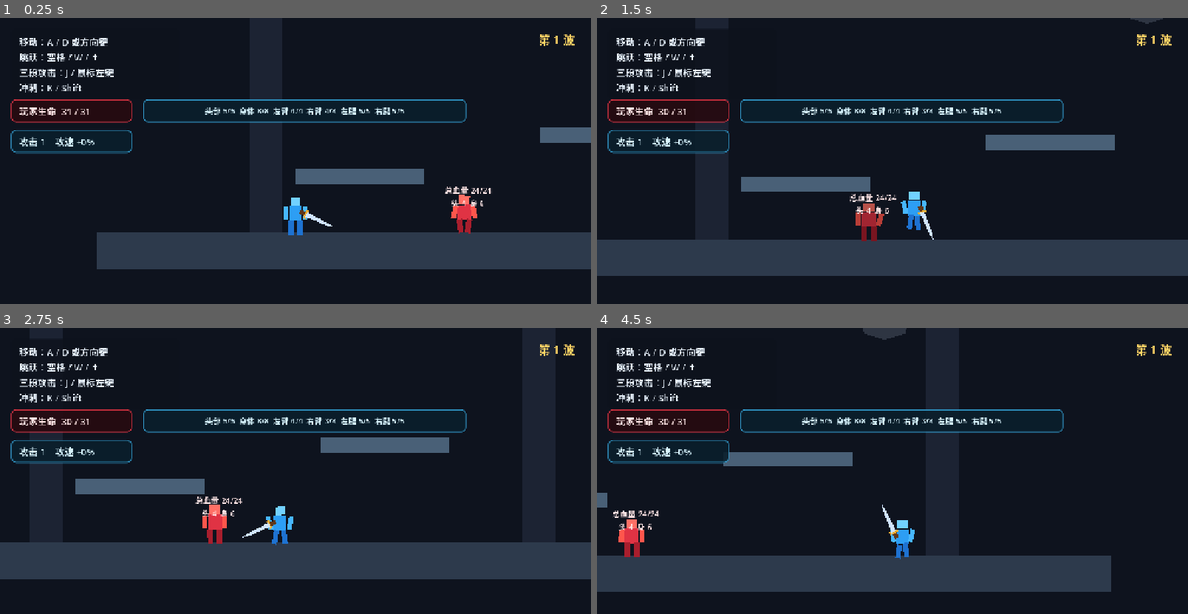
Above: before the commit, frames 1-4 (two rows, left to right).
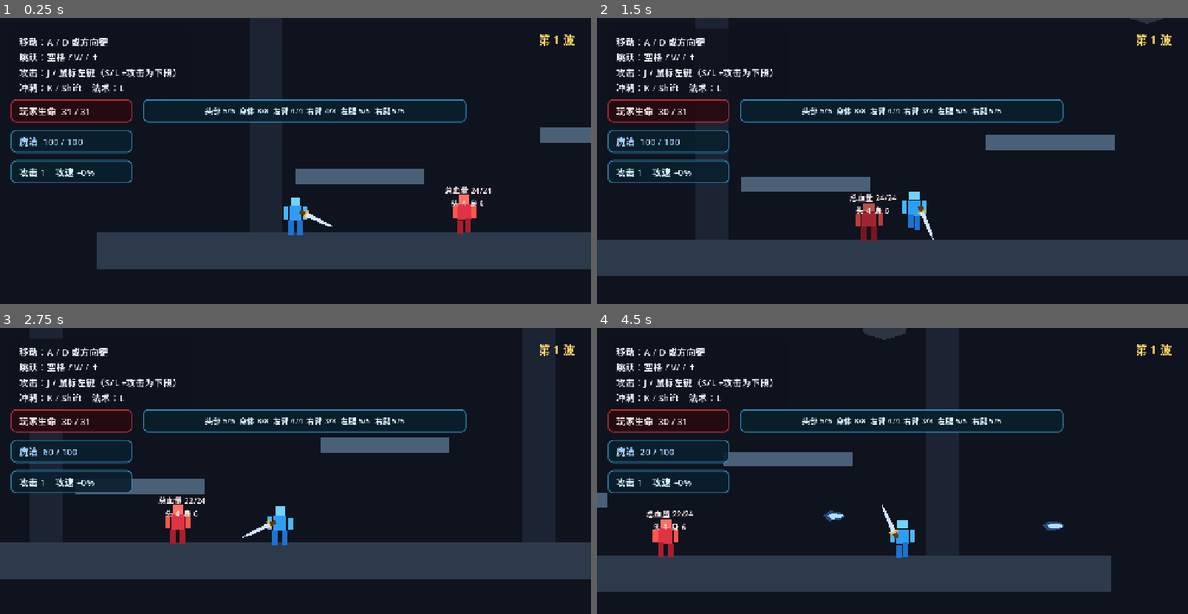
Above: after the commit, the same moments.

Repository: gaoyiyankami/holidaygame
Game: Godot game, scene res://scenes/main/main.tscn
Same seed, same stepped clock (60 frames per second), same inputs: the game is played once before the commit and once after it.
Inputs:
- Up to frame 1 (0.25 s): no input
- Up to frame 2 (1.5 s): hold D (move_right) from 0.53 s (still down); tap J (attack) at 0.6 s; tap Space (jump) at 0.77 s; tap K (dash) at 0.8, 1.35 s
- Up to frame 3 (2.75 s): tap Space (jump) at 1.52 s; tap L (spell, bound only after the commit) at 1.55, 2.1 s; release D (move_right) at 2.03 s; hold A (move_left) from 2.03 s (still down); tap J (attack) at 2.3 s
- Up to frame 4 (4.5 s): release A (move_left) at 2.78 s; hold D (move_right) 2.78-4.28 s; tap J (attack) at 2.85 s; tap Space (jump) at 3.02, 3.77 s; tap K (dash) at 3.05, 3.6 s; tap L (spell, bound only after the commit) at 3.8, 4.35 s; hold A (move_left) from 4.28 s (still down)

The runs differ from the first frame. In frame 1, 1.3% of the frame differs, in the area x 1-81%, y 17-76%; in frame 2, 1.3%; in frame 3, 2.7%, in the area x 1-50%, y 17-76%; in frame 4, 2.4%.

Commit message:
Improve walk animation and add low magic attacks

Diff:
--- a/project.godot
+++ b/project.godot
@@ -51,6 +51,14 @@
 "deadzone": 0.5,
 "events": [Object(InputEventKey,"physical_keycode":75), Object(InputEventKey,"physical_keycode":4194325)]
 }
+move_down={
+"deadzone": 0.5,
+"events": [Object(InputEventKey,"physical_keycode":83), Object(InputEventKey,"physical_keycode":4194314)]
+}
+spell={
+"deadzone": 0.5,
+"events": [Object(InputEventKey,"physical_keycode":76)]
+}
 
 [layer_names]
 
--- /dev/null
+++ b/scenes/combat/magic_bolt.tscn
@@ -0,0 +1,22 @@
+[gd_scene load_steps=3 format=3]
+
+[ext_resource type="Script" path="res://scripts/combat/magic_bolt.gd" id="1_bolt"]
+
+[sub_resource type="RectangleShape2D" id="RectangleShape_bolt"]
+size = Vector2(34, 16)
+
+[node name="MagicBolt" type="Area2D"]
+collision_layer = 0
+collision_mask = 8
+script = ExtResource("1_bolt")
+
+[node name="CollisionShape2D" type="CollisionShape2D" parent="."]
+shape = SubResource("RectangleShape_bolt")
+
+[node name="Glow" type="Polygon2D" parent="."]
+polygon = PackedVector2Array(-24, 0, -10, -11, 14, -8, 25, 0, 14, 8, -10, 11)
+color = Color(0.3, 0.55, 1, 0.42)
+
+[node name="Core" type="Polygon2D" parent="."]
+polygon = PackedVector2Array(-14, 0, -5, -6, 15, -4, 22, 0, 15, 4, -5, 6)
+color = Color(0.68, 0.88, 1, 1)
--- a/scenes/main/main.tscn
+++ b/scenes/main/main.tscn
@@ -169,7 +169,7 @@
 theme_override_styles/panel = SubResource("StyleBox_panel")
 
 [node name="Label" type="Label" parent="UI/HelpPanel"]
-text = "移动：A / D 或方向键\n跳跃：空格 / W / ↑\n三段攻击：J / 鼠标左键\n冲刺：K / Shift"
+text = "移动：A / D 或方向键\n跳跃：空格 / W / ↑\n攻击：J / 鼠标左键（S/↓+攻击为下段）\n冲刺：K / Shift    法术：L"
 theme_override_colors/font_color = Color(0.92, 0.96, 1, 1)
 theme_override_font_sizes/font_size = 20
 
@@ -187,14 +187,26 @@
 
 [node name="StatsPanel" type="PanelContainer" parent="UI"]
 offset_left = 24.0
+offset_top = 308.0
+offset_right = 286.0
+offset_bottom = 358.0
+theme_override_styles/panel = SubResource("StyleBox_stats")
+
+[node name="StatsLabel" type="Label" parent="UI/StatsPanel"]
+text = "攻击 1    攻速 +0%"
+theme_override_colors/font_color = Color(0.85, 0.96, 1, 1)
+theme_override_font_sizes/font_size = 20
+
+[node name="ManaPanel" type="PanelContainer" parent="UI"]
+offset_left = 24.0
 offset_top = 242.0
 offset_right = 286.0
 offset_bottom = 292.0
 theme_override_styles/panel = SubResource("StyleBox_stats")
 
-[node name="StatsLabel" type="Label" parent="UI/StatsPanel"]
-text = "攻击 1    攻速 +0%"
-theme_override_colors/font_color = Color(0.85, 0.96, 1, 1)
+[node name="ManaLabel" type="Label" parent="UI/ManaPanel"]
+text = "魔法  100 / 100"
+theme_override_colors/font_color = Color(0.66, 0.82, 1, 1)
 theme_override_font_sizes/font_size = 20
 
 [node name="BodyPartsPanel" type="PanelContainer" parent="UI"]
--- /dev/null
+++ b/scripts/combat/magic_bolt.gd
@@ -0,0 +1,26 @@
+class_name MagicBolt
+extends Area2D
+
+@export var speed: float = 720.0
+@export var damage: int = 2
+@export var lifetime: float = 1.4
+
+var direction: float = 1.0
+
+
+func _ready() -> void:
+	area_entered.connect(_on_area_entered)
+
+
+func _physics_process(delta: float) -> void:
+	position.x += direction * speed * delta
+	lifetime -= delta
+	if lifetime <= 0.0:
+		queue_free()
+
+
+func _on_area_entered(area: Area2D) -> void:
+	if area is BodyPart:
+		var part := area as BodyPart
+		if part.receive_damage(damage, global_position):
+			queue_free()
--- a/scripts/enemies/training_dummy.gd
+++ b/scripts/enemies/training_dummy.gd
@@ -283,19 +283,19 @@
 	var step := sin(phase)
 	var breathe := sin(_animation_time * 1.9)
 
-	_animate_part("torso", Vector2(0, breathe * 0.6), step * 0.018 if moving else 0.0)
-	_animate_part("head", Vector2(0, breathe * 0.75), -step * 0.02 if moving else 0.0)
-	_animate_part("left_leg", Vector2(step, -absf(step) * 0.8), -step * 0.18 if moving else 0.0)
-	_animate_part("right_leg", Vector2(-step, -absf(step) * 0.8), step * 0.18 if moving else 0.0)
-	_animate_part("left_arm", Vector2(step, 0), step * 0.2 if moving else breathe * 0.02)
-	_animate_part("right_arm", Vector2(-step, 0), -step * 0.2 if moving else -breathe * 0.02)
+	_animate_part("torso", Vector2(0, breathe * 0.6), 0.0)
+	_animate_part("head", Vector2(0, breathe * 0.75), 0.0)
+	_animate_part("left_leg", Vector2(step * 2.0, -maxf(step, 0.0) * 1.6), 0.0)
+	_animate_part("right_leg", Vector2(-step * 2.0, maxf(step, 0.0) * 1.6), 0.0)
+	_animate_part("left_arm", Vector2(step * 1.7, -step * 0.8), 0.0)
+	_animate_part("right_arm", Vector2(-step * 1.7, step * 0.8), 0.0)
 
 	if _state == State.WINDUP:
-		_animate_part("right_arm", Vector2(-2, -3), deg_to_rad(-32.0))
+		_animate_part("right_arm", Vector2(-4, -4), 0.0)
 	elif _state == State.ATTACK:
-		_animate_part("right_arm", Vector2(4, 0), deg_to_rad(42.0))
+		_animate_part("right_arm", Vector2(6, 1), 0.0)
 	elif _state == State.RECOVERY:
-		_animate_part("right_arm", Vector2(1, 0), deg_to_rad(12.0))
+		_animate_part("right_arm", Vector2(2, 0), 0.0)
 
 
 func _animate_part(id: StringName, offset: Vector2, angle: float) -> void:
--- a/scripts/main/main.gd
+++ b/scripts/main/main.gd
@@ -9,6 +9,7 @@
 @onready var _player: Player = $Player
 @onready var _enemy_spawn: Marker2D = $EnemySpawn
 @onready var _health_label: Label = $UI/HealthPanel/HealthLabel
+@onready var _mana_label: Label = $UI/ManaPanel/ManaLabel
 @onready var _body_parts_label: Label = $UI/BodyPartsPanel/BodyPartsLabel
 @onready var _stats_label: Label = $UI/StatsPanel/StatsLabel
 @onready var _wave_label: Label = $UI/WaveLabel
@@ -21,6 +22,7 @@
 
 func _ready() -> void:
 	_player.health_changed.connect(_on_player_health_changed)
+	_player.mana_changed.connect(_on_player_mana_changed)
 	_player.body_parts_changed.connect(_on_player_body_parts_changed)
 	_player.stats_changed.connect(_on_player_stats_changed)
 	_player.died.connect(_on_player_died)
@@ -29,6 +31,7 @@
 	_health_button.pressed.connect(_choose_health_upgrade)
 
 	_on_player_health_changed(_player.get_health(), _player.max_health)
+	_on_player_mana_changed(_player.get_mana(), _player.max_mana)
 	_on_player_stats_changed(_player.attack_damage, _player.get_attack_speed_bonus())
 	_update_wave_label()
 
@@ -95,6 +98,10 @@
 	_health_label.text = "玩家生命  %d / %d" % [current_health, max_health]
 
 
+func _on_player_mana_changed(current_mana: int, max_mana: int) -> void:
+	_mana_label.text = "魔法  %d / %d" % [current_mana, max_mana]
+
+
 func _on_player_body_parts_changed(summary: String) -> void:
 	_body_parts_label.text = summary
 
--- a/scripts/player/player.gd
+++ b/scripts/player/player.gd
@@ -12,11 +12,13 @@
 	NORMAL,
 	AIR,
 	DASH,
+	LOW,
 }
 
 signal health_changed(current_health: int, max_health: int)
 signal body_parts_changed(summary: String)
 signal stats_changed(attack_damage: int, attack_speed_bonus: int)
+signal mana_changed(current_mana: int, max_mana: int)
 signal died
 
 @export_category("Movement")
@@ -35,6 +37,10 @@
 @export var attack_damage: int = 1
 @export var combo_reset_time: float = 0.5
 
+@export_category("Magic")
+@export var max_mana: int = 100
+@export var spell_cost: int = 20
+
 @export_category("Dash")
 @export var dash_speed: float = 760.0
 @export var dash_duration: float = 0.16
@@ -48,6 +54,7 @@
 
 var _gravity: float = 1600.0
 var _health: int
+var _mana: int
 var _coyote_timer: float = 0.0
 var _jump_buffer_timer: float = 0.0
 var _attack_timer: float = 0.0
@@ -75,6 +82,8 @@
 var _parts: Dictionary = {}
 var _sword_tween: Tween
 
+const MAGIC_BOLT_SCENE := preload("res://scenes/combat/magic_bolt.tscn")
+
 @onready var _visual: Node2D = $Visual
 @onready var _parts_root: Node2D = $Visual/Parts
 @onready var _sword_pivot: Node2D = $Visual/SwordPivot
@@ -88,6 +97,8 @@
 	_gravity = float(ProjectSettings.get_setting("physics/2d/default_gravity", 1600.0))
 	_create_body_parts()
 	_refresh_body_health()
+	_mana = max_mana
+	mana_changed.emit(_mana, max_mana)
 
 
 func _physics_process(delta: float) -> void:
@@ -101,6 +112,7 @@
 		_handle_jump()
 		_handle_attack(delta)
 		_handle_dash()
+		_handle_spell()
 	else:
 		_apply_gravity(delta)
 		if _is_dead:
@@ -166,6 +178,8 @@
 				_start_attack(1, AttackKind.DASH)
 			elif not is_on_floor():
 				_start_attack(1, AttackKind.AIR)
+			elif Input.is_action_pressed("move_down"):
+				_start_attack(1, AttackKind.LOW)
 			else:
 				_start_attack((_combo_step % 3) + 1, AttackKind.NORMAL)
 
@@ -202,6 +216,9 @@
 		AttackKind.DASH:
 			_attack_area.position = Vector2(72, 0)
 			_slash_visual.scale = Vector2(1.45, 0.85)
+		AttackKind.LOW:
+			_attack_area.position = Vector2(58, 24)
+			_slash_visual.scale = Vector2(1.25, 0.65)
 		_:
 			_attack_area.position = Vector2(48.0 + step * 5.0, 0)
 	_play_sword_windup(step)
@@ -257,6 +274,8 @@
 			base_damage = roundi(base_damage * 1.35)
 		elif _attack_kind == AttackKind.DASH:
 			base_damage = roundi(base_damage * 1.6)
+		elif _attack_kind == AttackKind.LOW:
+			base_damage = roundi(base_damage * 1.2)
 		var damage := maxi(1, roundi(base_damage * _attack_damage_multiplier))
 		if part.receive_damage(damage, global_position):
 			_hit_targets[target_id] = true
@@ -267,6 +286,8 @@
 		return 0.1
 	if _attack_kind == AttackKind.DASH:
 		return 0.07
+	if _attack_kind == AttackKind.LOW:
+		return 0.11
 	match step:
 		1:
 			return 0.12
@@ -281,6 +302,8 @@
 		return 0.16
 	if _attack_kind == AttackKind.DASH:
 		return 0.14
+	if _attack_kind == AttackKind.LOW:
+		return 0.13
 	match step:
 		1:
 			return 0.11
@@ -295,6 +318,8 @@
 		return 0.2
 	if _attack_kind == AttackKind.DASH:
 		return 0.18
+	if _attack_kind == AttackKind.LOW:
+		return 0.17
 	match step:
 		1:
 			return 0.14
@@ -308,6 +333,12 @@
 	if not Input.is_action_just_pressed("dash") or _dash_cooldown_timer > 0.0:
 		return
 	start_dash()
+
+
+func _handle_spell() -> void:
+	if not Input.is_action_just_pressed("spell"):
+		return
+	cast_spell()
 
 
 func start_dash() -> void:
@@ -387,6 +418,24 @@
 	return _health
 
 
+func get_mana() -> int:
+	return _mana
+
+
+func cast_spell() -> bool:
+	if _mana < spell_cost:
+		return false
+	_mana -= spell_cost
+	mana_changed.emit(_mana, max_mana)
+	var bolt := MAGIC_BOLT_SCENE.instantiate() as MagicBolt
+	bolt.direction = signf(_visual.scale.x)
+	if is_zero_approx(bolt.direction):
+		bolt.direction = 1.0
+	bolt.global_position = global_position + Vector2(bolt.direction * 42.0, -10.0)
+	get_tree().current_scene.add_child(bolt)
+	return true
+
+
 func set_controls_enabled(enabled: bool) -> void:
 	_controls_enabled = enabled
 	if not enabled:
@@ -493,6 +542,8 @@
 		start_angle = deg_to_rad(-25.0)
 	elif _attack_kind == AttackKind.DASH:
 		start_angle = deg_to_rad(-12.0)
+	elif _attack_kind == AttackKind.LOW:
+		start_angle = deg_to_rad(-32.0)
 	if step == 3:
 		start_angle = deg_to_rad(-105.0)
 	_sword_tween = create_tween()
@@ -512,6 +563,8 @@
 		end_angle = deg_to_rad(112.0)
 	elif _attack_kind == AttackKind.DASH:
 		end_angle = deg_to_rad(8.0)
+	elif _attack_kind == AttackKind.LOW:
+		end_angle = deg_to_rad(38.0)
 	if step == 3:
 		end_angle = deg_to_rad(105.0)
 	_sword_tween = create_tween()
@@ -547,23 +600,29 @@
 	var breathe := sin(_animation_time * 2.2)
 
 	_animate_part("torso", Vector2(0, breathe * 0.7), step * 0.02 if moving else 0.0)
-	_animate_part("head", Vector2(0, breathe * 0.85), -step * 0.025 if moving else 0.0)
+	_animate_part("head", Vector2(0, breathe * 0.85), 0.0)
 
 	if airborne:
-		_animate_part("left_arm", Vector2(1, -2), deg_to_rad(-12.0))
-		_animate_part("right_arm", Vector2(-1, -2), deg_to_rad(12.0))
-		_animate_part("left_leg", Vector2(1, -2), deg_to_rad(8.0))
-		_animate_part("right_leg", Vector2(-1, 1), deg_to_rad(-8.0))
+		_animate_part("left_arm", Vector2(-1, -2), 0.0)
+		_animate_part("right_arm", Vector2(1, -2), 0.0)
+		_animate_part("left_leg", Vector2(2, -3), 0.0)
+		_animate_part("right_leg", Vector2(-2, 1), 0.0)
 	elif moving:
-		_animate_part("left_arm", Vector2(step * 1.5, 0), step * 0.24)
-		_animate_part("right_arm", Vector2(-step * 1.5, 0), -step * 0.24)
-		_animate_part("left_leg", Vector2(step * 1.2, absf(step) * -1.0), -step * 0.2)
-		_animate_part("right_leg", Vector2(-step * 1.2, absf(step) * -1.0), step * 0.2)
+		_animate_part("left_arm", Vector2(step * 2.2, -step * 1.0), 0.0)
+		_animate_part("right_arm", Vector2(-step * 2.2, step * 1.0), 0.0)
+		_animate_part("left_leg", Vector2(step * 2.6, -maxf(step, 0.0) * 2.0), 0.0)
+		_animate_part("right_leg", Vector2(-step * 2.6, maxf(step, 0.0) * 2.0), 0.0)
 	else:
 		_animate_part("left_arm", Vector2.ZERO, breathe * 0.025)
 		_animate_part("right_arm", Vector2.ZERO, -breathe * 0.025)
 		_animate_part("left_leg", Vector2.ZERO, 0.0)
 		_animate_part("right_leg", Vector2.ZERO, 0.0)
+
+	if _attack_kind == AttackKind.LOW and _attack_phase != AttackPhase.NONE:
+		_animate_part("torso", Vector2(0, 7), 0.0)
+		_animate_part("head", Vector2(0, 7), 0.0)
+		_animate_part("left_leg", Vector2(-2, 4), 0.0)
+		_animate_part("right_leg", Vector2(2, 4), 0.0)
 
 	if _attack_phase != AttackPhase.NONE:
 		var attack_arm: BodyPart = _parts.get("right_arm")
--- a/tests/body_parts_test.gd
+++ b/tests/body_parts_test.gd
@@ -89,7 +89,34 @@
 	var dash_attack_worked := player.get_attack_kind() == 2 \
 		and _total_health(dash_enemy.get_node("Visual/Parts").get_children()) < dash_before
 
-	print("Body parts test: base=%s animation=%s timing=%s iframe=%s walls=%s air=%s dash=%s" % [
+	await get_tree().create_timer(0.35).timeout
+	dash_enemy.position = Vector2(1100, 602)
+	var low_enemy := special_enemy_scene.instantiate() as TrainingDummy
+	$Main.add_child(low_enemy)
+	low_enemy.set_physics_process(false)
+	low_enemy.position = player.position + Vector2(62, 18)
+	await get_tree().physics_frame
+	var low_before := _total_health(low_enemy.get_node("Visual/Parts").get_children())
+	player.call("_start_attack", 1, 3)
+	await get_tree().create_timer(0.22).timeout
+	var low_attack_worked := player.get_attack_kind() == 3 \
+		and _total_health(low_enemy.get_node("Visual/Parts").get_children()) < low_before
+
+	await get_tree().create_timer(0.35).timeout
+	low_enemy.position = Vector2(1100, 602)
+	var spell_enemy := special_enemy_scene.instantiate() as TrainingDummy
+	$Main.add_child(spell_enemy)
+	spell_enemy.set_physics_process(false)
+	spell_enemy.position = player.position + Vector2(150, 0)
+	await get_tree().physics_frame
+	var spell_before := _total_health(spell_enemy.get_node("Visual/Parts").get_children())
+	var mana_before := player.get_mana()
+	var spell_cast := player.cast_spell()
+	await get_tree().create_timer(0.35).timeout
+	var spell_worked := spell_cast and player.get_mana() == mana_before - player.spell_cost \
+		and _total_health(spell_enemy.get_node("Visual/Parts").get_children()) < spell_before
+
+	print("Body parts test: base=%s animation=%s timing=%s iframe=%s walls=%s air=%s dash=%s low=%s spell=%s" % [
 		six_parts_created,
 		parts_animated,
 		no_damage_during_windup and sword_hit_part and sword_animated and attack_has_recovery,
@@ -97,13 +124,16 @@
 		room_walls_cover_height,
 		air_attack_worked,
 		dash_attack_worked,
+		low_attack_worked,
+		spell_worked,
 	])
 
 	var passed := six_parts_created and independent_health and destroyed_part_hidden \
 		and arm_debuff_applied and parts_animated and no_damage_during_windup \
 		and sword_hit_part and sword_animated and attack_has_recovery \
 		and dash_iframe_worked and room_walls_cover_height \
-		and air_attack_worked and dash_attack_worked
+		and air_attack_worked and dash_attack_worked \
+		and low_attack_worked and spell_worked
 	get_tree().quit(0 if passed else 1)
 
 
Not shown, added: scripts/combat/magic_bolt.gd.uid
Not shown, changed: README.md
